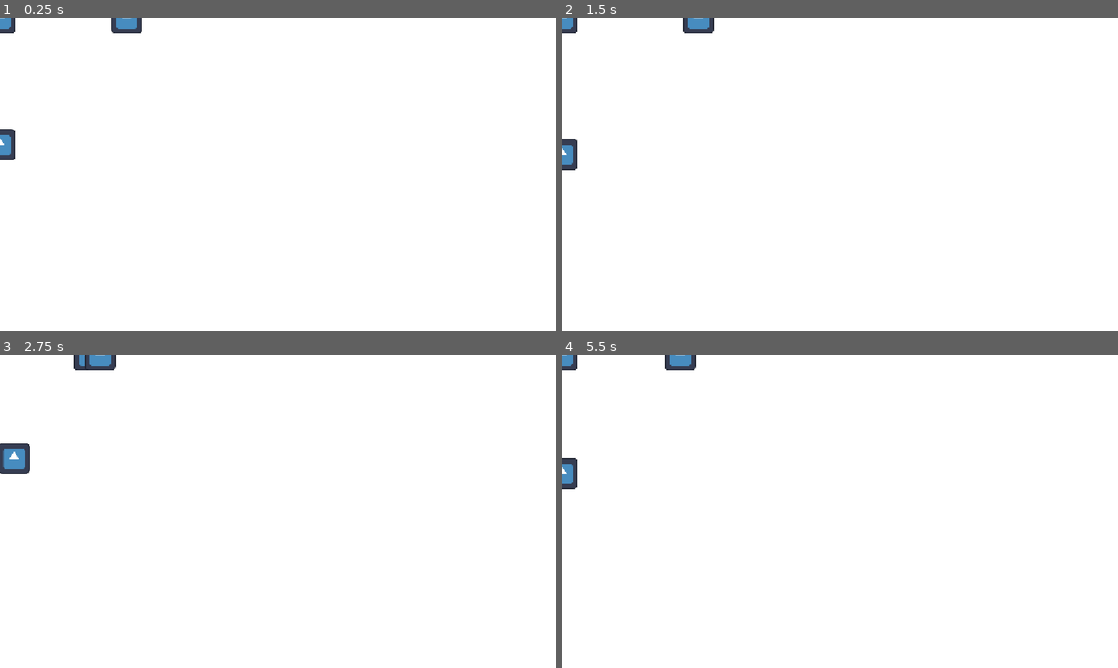
Above: before the commit, frames 1-4 (two rows, left to right).
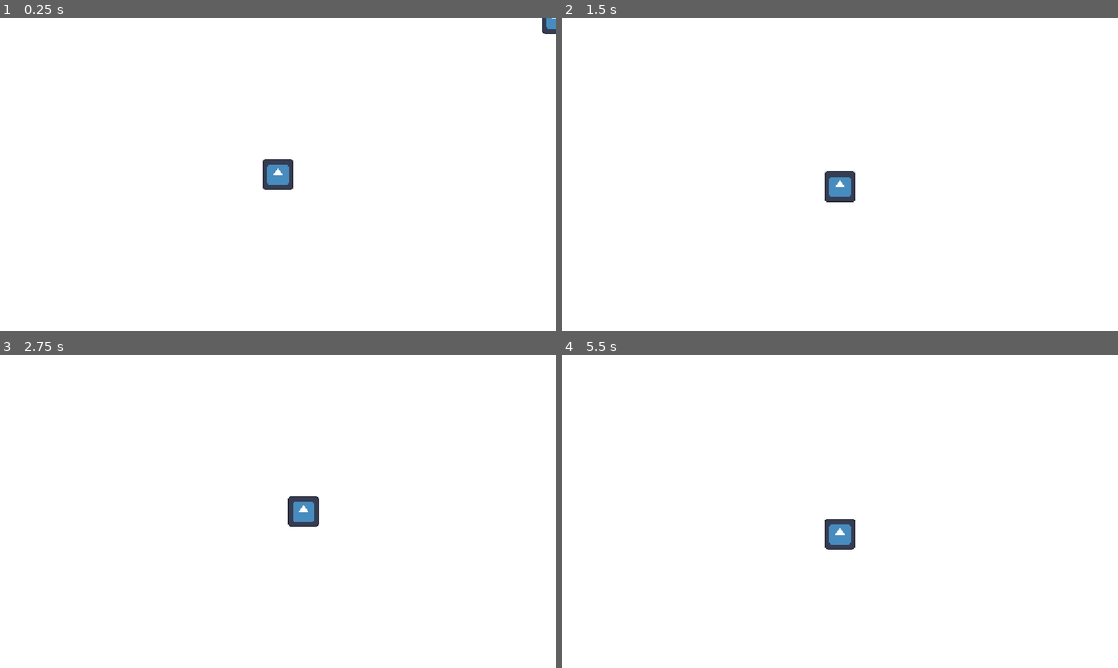
Above: after the commit, the same moments.

Repository: Zach076/roguelike
Game: Godot game, scene res://playfield.tscn
Two runs of this game, one before a commit and one after it. Both use one fixed random seed, a clock stepped at 60 frames per second and the inputs below. The project has no main scene, so this scene is started directly. The engine's default icon, where the game draws it, is replaced by a stand-in: a white triangle on a blue panel in a dark square.
Inputs:
- Up to frame 1 (0.25 s): no input
- Up to frame 2 (1.5 s): tap Enter at 0.5 s; hold D (move_right) 0.53-1.28 s; tap R at 0.6, 1.35 s; hold S (move_down, bound only after the commit) from 1.28 s (still down)
- Up to frame 3 (2.75 s): release S (move_down, bound only after the commit) at 2.03 s; hold D (move_right) from 2.03 s (still down); tap R at 2.1 s
- Up to frame 4 (5.5 s): release D (move_right) at 2.78 s; hold W (move_up) 2.78-3.53 s; tap R every 0.75 s from 2.85 to 5.1 s; hold A (move_left) 3.53-5.03 s; hold S (move_down, bound only after the commit) from 5.03 s (still down)

The runs differ from the first frame. In frame 1, 1.3% of the frame differs, in the area x 0-100%, y 0-55%; in frame 2, 1.2%; in frame 3, 1.4%, in the area x 0-58%, y 0-55%; in frame 4, 1.2%.

Commit message:
Added random mob spawning and camera to follow the character

Diff:
--- a/playfield.gd
+++ b/playfield.gd
@@ -1,5 +1,28 @@
 extends Node2D
+
+const MobScene := preload("res://mob.tscn")
+
+@export var spawn_interval: float = 2.0
+@export var spawn_radius: float = 700.0
+
+@onready var player: CharacterBody2D = $CharacterBody2D
+
+var _timer: Timer
+
+func _ready() -> void:
+	_timer = Timer.new()
+	_timer.wait_time = spawn_interval
+	_timer.timeout.connect(_spawn_mob)
+	add_child(_timer)
+	_timer.start()
+	_spawn_mob()
 
 func _unhandled_input(event: InputEvent) -> void:
 	if event is InputEventKey and event.pressed and event.physical_keycode == KEY_R:
 		get_tree().reload_current_scene()
+
+func _spawn_mob() -> void:
+	var mob := MobScene.instantiate()
+	var angle := randf() * TAU
+	mob.global_position = player.global_position + Vector2.from_angle(angle) * spawn_radius
+	add_child(mob)
--- a/playfield.tscn
+++ b/playfield.tscn
@@ -2,7 +2,6 @@
 
 [ext_resource type="Texture2D" uid="uid://7xtl5o85nhey" path="res://icon.svg" id="1_0cyf1"]
 [ext_resource type="Script" uid="uid://wu6u5v7m7vi1" path="res://character.gd" id="2_script"]
-[ext_resource type="PackedScene" path="res://mob.tscn" id="3_mob"]
 [ext_resource type="Script" uid="uid://c2wqfh2ju4mv8" path="res://playfield.gd" id="4_playfield"]
 
 [sub_resource type="CircleShape2D" id="CircleShape2D_bvnae"]
@@ -34,14 +33,5 @@
 scale = Vector2(0.5, 0.5)
 texture = ExtResource("1_0cyf1")
 
-[node name="MobNorth" parent="." unique_id=1693198555 instance=ExtResource("3_mob")]
-position = Vector2(0, -300)
-
-[node name="MobSouth" parent="." unique_id=1569214627 instance=ExtResource("3_mob")]
-position = Vector2(0, 300)
-
-[node name="MobEast" parent="." unique_id=497081279 instance=ExtResource("3_mob")]
-position = Vector2(300, 0)
-
-[node name="MobWest" parent="." unique_id=1457479520 instance=ExtResource("3_mob")]
-position = Vector2(-300, 0)
+[node name="Camera2D" type="Camera2D" parent="CharacterBody2D" unique_id=99163902]
+position_smoothing_enabled = true
--- a/project.godot
+++ b/project.godot
@@ -38,7 +38,8 @@
 }
 move_down={
 "deadzone": 0.2,
-"events": []
+"events": [Object(InputEventKey,"resource_local_to_scene":false,"resource_name":"","device":-1,"window_id":0,"alt_pressed":false,"shift_pressed":false,"ctrl_pressed":false,"meta_pressed":false,"pressed":false,"keycode":0,"physical_keycode":83,"key_label":0,"unicode":115,"location":0,"echo":false,"script":null)
+]
 }
 
 [physics]
